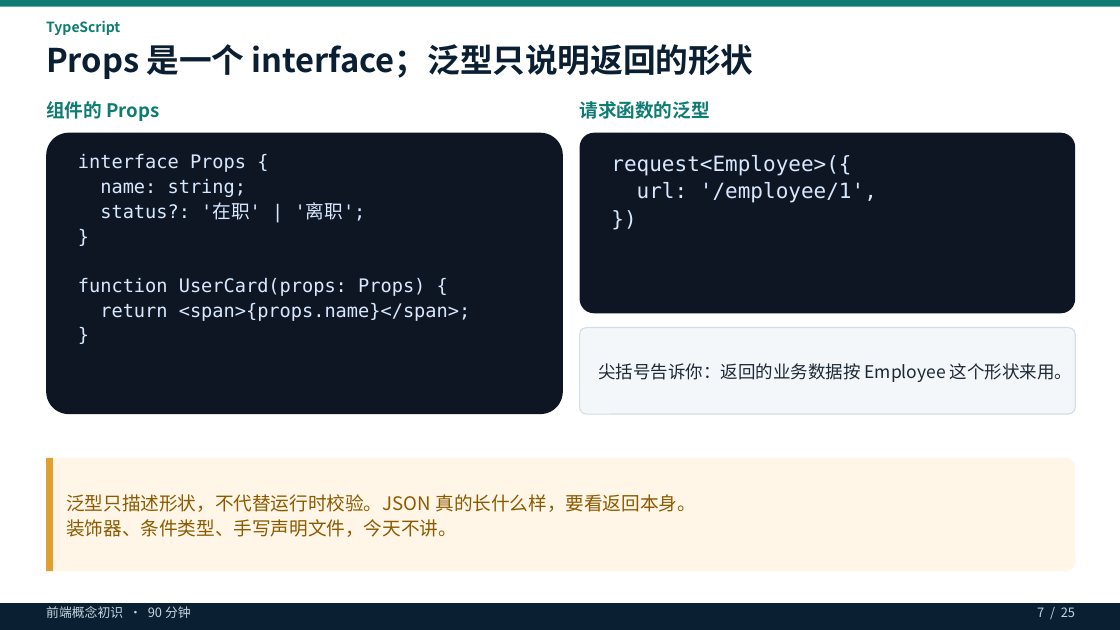
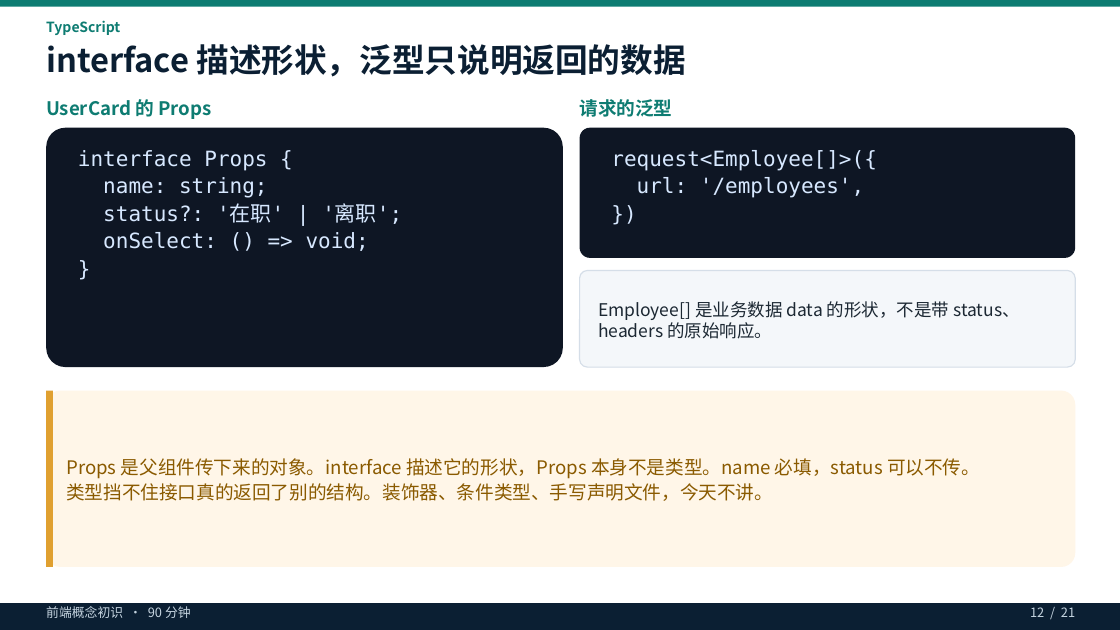
Before and after one commit to shangwanzheng/self-study, a slide deck: slide 12 of 前端概念初识.pptx (slide 5 before the commit). Drawn at 1120x630 pixels with LibreOffice and Linux fonts; fonts in the diff are those of the drawing. Boxes give left, top, right and bottom in pixels: in the first picture for what was removed or moved away, otherwise in the second. Text is boxed around its words. In the diff, an @@ line names an element or a change of style, - is before the commit and + after.

```diff
--- a/前端概念初识.pptx
+++ b/前端概念初识.pptx
@@ text at box(46, 44, 686, 77): text changed @@
-Props 是一个 interface；泛型只说明返回的形状
+interface 描述形状，泛型只说明返回的数据
@@ text at box(46, 99, 211, 119): text changed @@
-组件的 Props
+UserCard 的 Props
@@ text at box(580, 99, 673, 117): text changed @@
-请求函数的泛型
+请求的泛型
@@ rounded rectangle: place and size @@
-rounded rectangle at box(46, 133, 563, 414)
+rounded rectangle at box(46, 128, 563, 367)
@@ rounded rectangle: place and size @@
-rounded rectangle at box(580, 133, 1075, 313)
+rounded rectangle at box(580, 128, 1075, 258)
@@ text at box(78, 150, 402, 224): size 16 to 18 pt in "interface Props {", "name: string;", "status?: '在职' | '离职';", "}" @@
@@ text at box(611, 150, 876, 198): text changed @@
-request<Employee>({
-url: '/employee/1',
+request<Employee[]>({
+url: '/employees',
@@ text at box(103, 232, 369, 251): paragraph added @@
+onSelect: () => void;
@@ text at box(78, 278, 470, 321): paragraphs removed @@
-function UserCard(props: Props) {
-return <span>{props.name}</span>;
-}
@@ rounded rectangle: place and size @@
-rounded rectangle at box(580, 328, 1075, 414)
+rounded rectangle at box(580, 271, 1075, 367)
@@ text at box(598, 301, 1019, 339): text changed @@
-尖括号告诉你：返回的业务数据按 Employee 这个形状来用。
+Employee[] 是业务数据 data 的形状，不是带 status、headers 的原始响应。
@@ rounded rectangle: place and size @@
-rounded rectangle at box(46, 458, 1075, 571)
+rounded rectangle at box(46, 391, 1075, 567)
@@ rectangle: place and size @@
-rectangle at box(46, 458, 53, 571)
+rectangle at box(46, 391, 53, 567)
@@ text at box(66, 458, 980, 501): text changed @@
-泛型只描述形状，不代替运行时校验。JSON 真的长什么样，要看返回本身。
-装饰器、条件类型、手写声明文件，今天不讲。
+Props 是父组件传下来的对象。interface 描述它的形状，Props 本身不是类型。name 必填，status 可以不传。
+类型挡不住接口真的返回了别的结构。装饰器、条件类型、手写声明文件，今天不讲。
@@ text at box(1030, 607, 1075, 617): text changed @@
-7 / 25
+12 / 21
```
Also in this commit, not shown: 11 other slides changed, 9 slides added, 11 slides removed, 59 other files.
